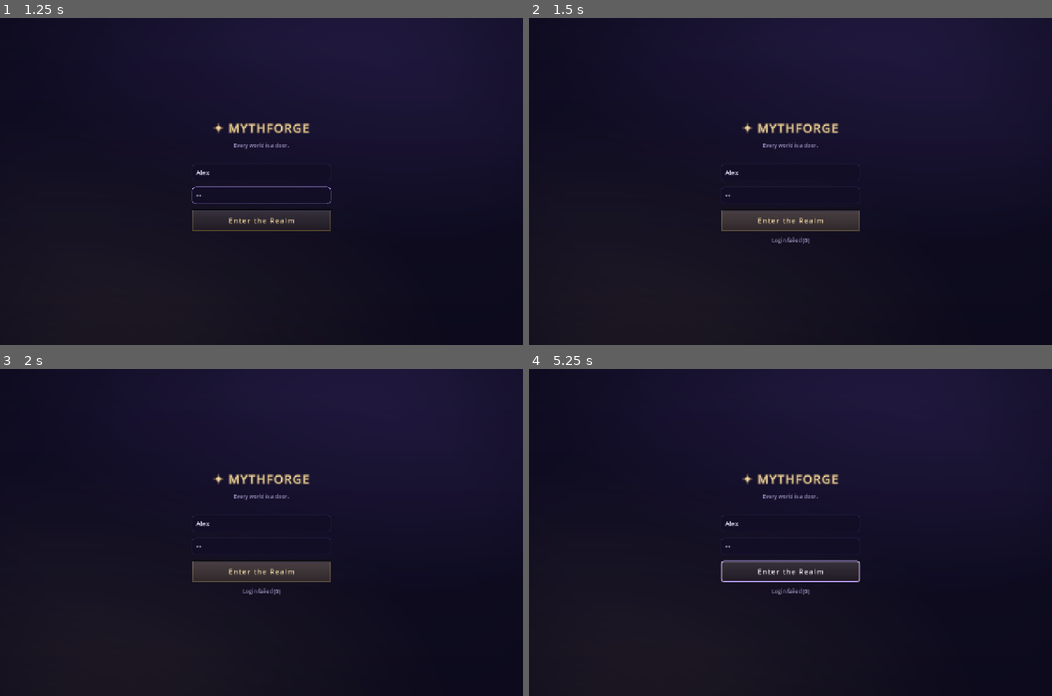
Above: before the commit, frames 1-4 (two rows, left to right).
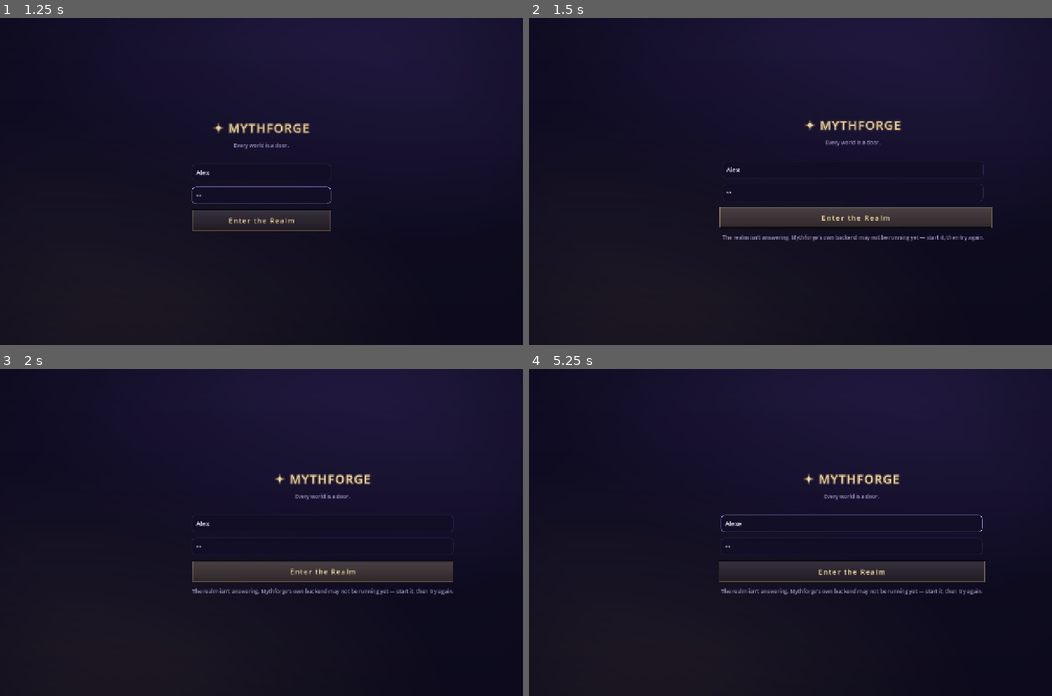
Above: after the commit, the same moments.

Repository: nc262/mythforge
Game: Godot game, scene res://scenes/login.tscn
The game is run twice, just before and just after one commit, with the same random seed, the same clock (stepped at 60 frames per second) and the same inputs.
Inputs (mouse positions are in pixels of both pictures, inside the frame that each line leads up to):
- Up to frame 1 (1.25 s): click (261, 171) at 0.52 s; type "Alex" at 0.6 s; click (261, 194) at 0.75 s; type "12" at 0.83 s
- Up to frame 2 (1.5 s): click "Enter the Realm" at 1.25 s
- Up to frame 3 (2 s): no input
- Up to frame 4 (5.25 s): click "Enter the Realm" at 2 s; tap Enter (ui_accept) at 2.75, 3.02, 3.32, 3.5, 4.25, 5 s; move the mouse to (905, 516) at 2.77 s; hold Right (ui_right) 2.78-3.5 s; tap L at 2.85 s; click (905, 516) at 2.92 s; drag from (685, 548) to (764, 597) at 3.52 s; move the mouse to (842, 460) at 4.27 s; hold Right (ui_right) 4.28-5 s; tap E at 4.35 s; click (842, 460) at 4.42 s; drag from (764, 597) to (633, 483) at 5.02 s

Frame 1 is identical in both runs. In frame 2, 3.7% of the frame differs, in the area x 36-89%, y 31-69%; in frame 3, 2.9%; in frame 4, 3.3%.

Commit message:
VS-1 Phase 1: no seams — transitions, the loading curtain, page turns
- Ui.transition now carries every scene passage (login->hall, hall->login,
  play->hall, forge->hall). The world darkens through its own night, swaps,
  and returns; reduce_motion keeps the beat without the fade.
- MythLoading: the composed frame the menu->play journey deserved. Lives on
  the tree ROOT as a CanvasLayer so it SURVIVES the scene change it covers —
  one continuous held frame instead of menu -> black -> half-built screen.
  Shows the world's art drifting, its name, and ONE LINE OF ITS OWN LORE
  (never the word 'Loading'), over an honest progress rule fed by real
  milestones: open the way (0.15) -> wake the world (0.4) -> recall the tale
  (0.6) -> set the table (0.9) -> lifted by game.gd only once the screen is
  genuinely built. Held a minimum DELAY.load_min — a flash is worse than a
  beat. Ambient music starts BEFORE the visuals, so sound arrives first.
- Login is now MIL §6-compliant: 'Login failed (0)' is gone. A dead backend
  reads 'The realm isn't answering — Mythforge's own backend may not be
  running yet', with a shake; wrong credentials read as wrong credentials.
  This was the first screen a stranger could ever see.
- Page turns: THE MENU tabs, Lore Book tabs, and forge stages all sound and
  stagger; forge stages leave the tree immediately (no double-drawn frame).

Harness gains a SOURCE law (_check_no_hard_cuts): any bare
change_scene_to_file outside the two sanctioned sites fails the build.

Co-Authored-By: Claude Fable 5 <noreply@anthropic.com>

Diff:
--- a/godot/scenes/ui/character_screen.gd
+++ b/godot/scenes/ui/character_screen.gd
@@ -121,11 +121,14 @@
 
 
 func _show_page(name: String) -> void:
+	var changed := _active != name
 	_active = name
 	for k in _pages:
 		_pages[k].visible = (k == name)
 	for k in _tabs:
 		_style_tab(_tabs[k], k == name)
+	if changed:
+		Sfx.ui("page")  # MIL §8 — a tab is a page turning, and pages sound
 	if name == "Gear":
 		_refill_gear()  # the paper doll reflects live equipment
 	if name in LAZY and not _filled.get(name, false):
--- a/godot/scenes/ui/lore_book.gd
+++ b/godot/scenes/ui/lore_book.gd
@@ -118,6 +118,8 @@
 
 
 func _show_cat(cat: String) -> void:
+	if _active != cat:
+		Sfx.ui("page")  # the book turns
 	_active = cat
 	for k in _tabs:
 		_style_tab(_tabs[k], k == cat)
--- a/godot/scripts/game.gd
+++ b/godot/scripts/game.gd
@@ -159,6 +159,7 @@
 		add_child(clear_b)
 		_say_system("You sit down with %s." % comp_name)
 		return
+	MythLoading.mark(0.6, "Recalling the tale…")
 	await GameState.hydrate()
 	_seed_forged_party()  # companions chosen at the adventure table ride in on day one
 	# The minimap: a corner whisper of the chart; click (or Ctrl+M) → Atlas.
@@ -172,6 +173,7 @@
 	_build_dice_menu()
 	_render_sheet()
 	_render_combat()  # a fight persisted mid-round resumes where it stood
+	MythLoading.mark(0.9, "Setting the table…")
 	if str(GameState.sheet().get("name", "")) == "":
 		Mode.enter("CharacterForge")
 		_open_character_forge()  # a fresh adventure begins with a legend
@@ -180,6 +182,9 @@
 		_say_system("The tale of %s continues…" % str(GameState.character.get("name", "?")))
 		_recap()
 	_msg.grab_focus()
+	# MIL §7 — the screen is genuinely built now; only now does the curtain lift.
+	await get_tree().process_frame
+	MythLoading.lift()
 
 
 ## Forged companions picked at the adventure table (Party stage → world.rules
@@ -299,7 +304,7 @@
 		_say_system("The GM is mid-breath — let the reply finish, then leave.")
 		return
 	Mode.enter("MainMenu")
-	get_tree().change_scene_to_file("res://scenes/main_menu.tscn")
+	Ui.transition("res://scenes/main_menu.tscn", get_tree())
 
 
 ## "Previously, in <adventure>…" — the campaign memory recalls the thread.
@@ -354,7 +359,7 @@
 		_create_hero_forged(d))
 	forge.closed.connect(func():
 		forge.queue_free()
-		get_tree().change_scene_to_file("res://scenes/main_menu.tscn"))
+		Ui.transition("res://scenes/main_menu.tscn", get_tree()))
 	add_child(forge)
 
 
--- a/godot/scripts/login.gd
+++ b/godot/scripts/login.gd
@@ -1,10 +1,14 @@
 extends Control
+## The threshold. This is the first screen a stranger ever sees, so MIL §6
+## applies at its strictest: no status codes, no engineering nouns, and a
+## realm that is merely asleep must never read as the player's mistake.
 
 const SELECT_SCENE := "res://scenes/main_menu.tscn"
 
 
 func _ready() -> void:
 	theme = Ui.theme
+	Ui.polish(self)
 	$Center/Box/Enter.pressed.connect(_login)
 	$Center/Box/Pass.text_submitted.connect(func(_t): _login())
 	_try_resume()
@@ -14,7 +18,7 @@
 func _try_resume() -> void:
 	$Center/Box/Status.text = "Reaching the realm…"
 	if await Api.auth_ok():
-		get_tree().change_scene_to_file(SELECT_SCENE)
+		Ui.transition(SELECT_SCENE, get_tree())
 	else:
 		$Center/Box/Status.text = ""
 
@@ -23,8 +27,13 @@
 	$Center/Box/Status.text = "…"
 	var r := await Api.login($Center/Box/User.text.strip_edges(), $Center/Box/Pass.text)
 	if r.get("ok", false):
-		get_tree().change_scene_to_file(SELECT_SCENE)
-	elif r.get("requires_totp", false):
-		$Center/Box/Status.text = "2FA accounts aren't supported in the desktop client yet."
+		Ui.transition(SELECT_SCENE, get_tree())
+		return
+	Ui.shake($Center/Box)
+	if r.get("requires_totp", false):
+		$Center/Box/Status.text = "This account guards itself with a second key — the desktop client can't carry that yet."
+	elif int(r.get("_status", 0)) == 0:
+		# Transport failure: the realm is asleep, not the player wrong.
+		$Center/Box/Status.text = "The realm isn't answering. Mythforge's own backend may not be running yet — start it, then try again."
 	else:
-		$Center/Box/Status.text = "Login failed (%s)" % str(r.get("_status", 0))
+		$Center/Box/Status.text = "That name and word don't open the door."
--- a/godot/scripts/main_menu.gd
+++ b/godot/scripts/main_menu.gd
@@ -599,7 +599,7 @@
 		await Api.call_json(HTTPClient.METHOD_POST, "/api/auth/logout")
 		Api.cookie = ""
 		Api._save_cookie()
-		get_tree().change_scene_to_file("res://scenes/login.tscn"))
+		Ui.transition("res://scenes/login.tscn", get_tree()))
 	_content.add_child(out)
 	var ver := await Api.call_json(HTTPClient.METHOD_GET, "/api/version")
 	_content.add_child(_section("Mythforge desktop · backend %s" % str(ver.get("version", ver.get("data", "?")))))
@@ -978,20 +978,30 @@
 		return
 	_busy = true
 	Mode.enter("Loading")
-	var status := _sub_status if _sub.visible else $Title/Box/Status
-	status.text = "Opening %s…" % str(c.get("name", ""))
 	GameState.character = c
 	Ui.apply(str(c.get("world_id", "")))
+	# MIL §7 — the curtain goes up BEFORE the work, and survives the scene
+	# change beneath it: one continuous composed frame, never a hard cut into
+	# a half-built play screen.
+	var curtain := MythLoading.begin(get_tree(), str(c.get("world_id", "")),
+		str(c.get("name", "")).split(":")[0])
+	Sfx.music(WorldSkin.music_for_id(str(c.get("world_id", ""))))  # sound arrives before picture
+	curtain.step(0.15, "Opening the way…")
 	GameState.session_id = await Api.ensure_session(str(c.get("id", "")), str(c.get("name", "")))
 	if GameState.session_id == "":
-		status.text = "Could not create a session (is a chat model endpoint configured?)."
+		# The realm faltered — say so in the world's voice, and go back gently.
+		curtain.step(1.0, "The way will not open — no storyteller answered.")
+		MythLoading.lift()
+		var status := _sub_status if _sub.visible else $Title/Box/Status
+		status.text = "No storyteller answered. Check that a chat model endpoint is configured, then try again."
 		Ui.apply("")
 		Mode.enter("MainMenu")
 		_busy = false
 		return
+	curtain.step(0.4, "Waking the world…")
 	if str(c.get("id", "")).begins_with("dm-"):
 		var cfg := ConfigFile.new()
 		cfg.load(Api.COOKIE_FILE)
 		cfg.set_value("last", "adventure", JSON.stringify({"id": c.get("id"), "name": c.get("name"), "world_id": c.get("world_id", "")}))
 		cfg.save(Api.COOKIE_FILE)
-	get_tree().change_scene_to_file(GAME_SCENE)
+	get_tree().change_scene_to_file(GAME_SCENE)  # under the curtain — game.gd lifts it
--- a/godot/tests/ui_playthrough.gd
+++ b/godot/tests/ui_playthrough.gd
@@ -259,6 +259,7 @@
 	var deltas := host.get_children().filter(func(n): return n is Label and str(n.text) == "+2 AC")
 	assert(not deltas.is_empty(), "MIL §16: rise_text dropped the delta (information lost)")
 	Ui.fly_to(host, Ui.glow_tex(), Rect2(0, 0, 32, 32), Rect2(100, 100, 32, 32))
+	_check_no_hard_cuts()
 	var cer: Node = preload("res://ui/myth_ceremony.gd").play(host,
 		{"title": "Level 3", "line": "+7 HP", "weight": "light"})
 	for i in 4:
@@ -269,6 +270,28 @@
 	await get_tree().process_frame
 	host.queue_free()
 	print("  MIL: tokens, 16 sounds, polish/shake/count_to/rise_text/fly_to/ceremony all live")
+
+
+## MIL §12 law, enforced on the SOURCE: the world never cuts. Every scene
+## change goes through Ui.transition (the wipe) or happens under a MythLoading
+## curtain. A bare change_scene_to_file anywhere else is a regression.
+const CUT_ALLOWED := {
+	"res://scripts/main_menu.gd": 1,   # under the loading curtain — the curtain IS the transition
+	"res://autoload/skin.gd": 1,       # Ui.transition itself
+}
+
+
+func _check_no_hard_cuts() -> void:
+	for path in ["res://scripts/main_menu.gd", "res://scripts/game.gd", "res://scripts/login.gd",
+			"res://autoload/skin.gd"]:
+		var src := FileAccess.get_file_as_string(path)
+		var cuts := 0
+		for line in src.split("\n"):
+			if str(line).contains("change_scene_to_file") and not str(line).strip_edges().begins_with("#"):
+				cuts += 1
+		var allowed: int = int(CUT_ALLOWED.get(path, 0))
+		assert(cuts <= allowed, "MIL §12: %s has %d hard scene cut(s), %d allowed — use Ui.transition" % [path, cuts, allowed])
+	print("  MIL: no hard scene cuts — every passage is a transition or a curtain")
 
 
 ## Wait for any in-flight GM turn to finish (a roll narrates a follow-up turn).
--- a/godot/ui/forge_flow.gd
+++ b/godot/ui/forge_flow.gd
@@ -87,19 +87,27 @@
 	queue_redraw()
 
 
+## MIL §8 — a stage is a page of the ritual. The old page leaves the tree
+## immediately (no double-drawn frame) and the new one arrives staggered, so
+## the forge never blinks between steps. Kept synchronous on purpose: an await
+## here would let a fast double-advance interleave two stage builds.
 func _enter_stage(i: int) -> void:
 	if _busy:
 		return
+	var moving := _stage_box.get_child_count() > 0
 	_rail.set_stage(i)
 	_clear_stage()
 	_on_stage_entered(i)
 	_build_stage(i)
+	if moving:
+		Sfx.ui("page")
 	Ui.polish(_stage_box)
-	Ui.reveal_children(_stage_box, 0.05)
+	Ui.reveal_children(_stage_box, Ui.MOTION["stagger"])
 
 
 func _clear_stage() -> void:
 	for ch in _stage_box.get_children():
+		_stage_box.remove_child(ch)  # off-tree NOW — queue_free alone double-draws a frame
 		ch.queue_free()
 
 
--- /dev/null
+++ b/godot/ui/myth_loading.gd
@@ -0,0 +1,175 @@
+class_name MythLoading extends CanvasLayer
+## MIL §7 Tier 2 — the loading experience. The game may never cut to a
+## half-built screen: this composed frame stands in front while the world
+## hydrates and its first paintings warm, then lifts.
+##
+## It lives on the tree ROOT as a CanvasLayer, so it survives the scene change
+## it is covering — the player sees one continuous held frame, not a flicker
+## of menu → black → half-built play screen.
+##
+## Progress is HONEST: callers push real milestones (`step()`), never a timer.
+## Under reduce_motion the art stops drifting but the progress rule still
+## moves — it is information, not decoration (MIL §16).
+
+const LORE_FALLBACK := "The road waits."
+
+## The curtain outlives the scene that raised it — the incoming scene finds it
+## here and lifts it once IT is genuinely ready.
+static var active: MythLoading = null
+
+var _art: TextureRect
+var _rule: ColorRect
+var _rule_host: Control
+var _status: Label
+var _t := 0.0
+var _shown_at := 0.0
+var _progress := 0.0
+var _target := 0.0
+var _done := false
+
+
+## Raise the curtain over whatever is on screen now. Call before the work.
+static func begin(tree: SceneTree, world_id: String, title: String) -> MythLoading:
+	var l := MythLoading.new()
+	l.layer = 127
+	tree.root.add_child(l)
+	l._build(world_id, title)
+	active = l
+	return l
+
+
+## Milestone from anywhere (the incoming scene doesn't hold the reference).
+static func mark(fraction: float, line := "") -> void:
+	if active != null and is_instance_valid(active):
+		active.step(fraction, line)
+
+
+## Lift whatever curtain is up, if any. Safe to call when there is none.
+static func lift() -> void:
+	if active != null and is_instance_valid(active):
+		var l := active
+		active = null
+		l.finish()
+	else:
+		active = null
+
+
+func _build(world_id: String, title: String) -> void:
+	var root := Control.new()
+	root.set_anchors_preset(Control.PRESET_FULL_RECT)
+	root.mouse_filter = Control.MOUSE_FILTER_STOP   # the curtain eats stray clicks
+	add_child(root)
+	# The world itself, dimmed — you are already somewhere, not nowhere.
+	_art = TextureRect.new()
+	_art.set_anchors_preset(Control.PRESET_FULL_RECT)
+	_art.expand_mode = TextureRect.EXPAND_IGNORE_SIZE
+	_art.stretch_mode = TextureRect.STRETCH_KEEP_ASPECT_COVERED
+	_art.texture = Art.texture_for(world_id)
+	_art.modulate = Color(1, 1, 1, Ui.ALPHA["dim"])
+	root.add_child(_art)
+	var veil := ColorRect.new()
+	veil.color = Color(Ui.c("night"), Ui.ALPHA["scrim"])
+	veil.set_anchors_preset(Control.PRESET_FULL_RECT)
+	veil.mouse_filter = Control.MOUSE_FILTER_IGNORE
+	root.add_child(veil)
+	var col := VBoxContainer.new()
+	col.set_anchors_preset(Control.PRESET_CENTER)
+	col.grow_horizontal = Control.GROW_DIRECTION_BOTH
+	col.grow_vertical = Control.GROW_DIRECTION_BOTH
+	col.alignment = BoxContainer.ALIGNMENT_CENTER
+	col.add_theme_constant_override("separation", Ui.SPACE["m"])
+	col.mouse_filter = Control.MOUSE_FILTER_IGNORE
+	var name_l := Label.new()
+	name_l.theme_type_variation = "TitleLabel"
+	name_l.horizontal_alignment = HORIZONTAL_ALIGNMENT_CENTER
+	name_l.text = title
+	col.add_child(name_l)
+	# The world's OWN words — never the syllable "Loading".
+	var lore := Label.new()
+	lore.horizontal_alignment = HORIZONTAL_ALIGNMENT_CENTER
+	lore.autowrap_mode = TextServer.AUTOWRAP_WORD_SMART
+	lore.custom_minimum_size = Vector2(680, 0)
+	lore.add_theme_color_override("font_color", Ui.c("ink_soft"))
+	lore.text = _lore_for(world_id)
+	col.add_child(lore)
+	# The progress rule: thin, gold, and honest.
+	_rule_host = Control.new()
+	_rule_host.custom_minimum_size = Vector2(420, 3)
+	var trough := ColorRect.new()
+	trough.color = Color(Ui.c("border"), 0.7)
+	trough.set_anchors_preset(Control.PRESET_FULL_RECT)
+	_rule_host.add_child(trough)
+	_rule = ColorRect.new()
+	_rule.color = Ui.c("gold")
+	_rule.size = Vector2(0, 3)
+	_rule_host.add_child(_rule)
+	var rc := CenterContainer.new()
+	rc.add_child(_rule_host)
+	col.add_child(rc)
+	_status = Label.new()
+	_status.theme_type_variation = "HintLabel"
+	_status.horizontal_alignment = HORIZONTAL_ALIGNMENT_CENTER
+	col.add_child(_status)
+	root.add_child(col)
+	root.modulate.a = 0.0
+	var tw := root.create_tween()
+	tw.tween_property(root, "modulate:a", 1.0, Ui.TIME["fast"] if Ui.reduce_motion else Ui.TIME["base"])
+	_shown_at = Time.get_ticks_msec() / 1000.0
+	set_process(true)
+
+
+## One line of the world's own lore — its tagline, else its first location's
+## story, else a plain honest line. Never engineering copy.
+func _lore_for(world_id: String) -> String:
+	for w in Rules.builtin_worlds():
+		if w is Dictionary and str(w.get("id", "")) == world_id:
+			var t := str(w.get("tagline", "")).strip_edges()
+			if t != "":
+				return t
+			var l := str(w.get("lore", "")).strip_edges()
+			if l != "":
+				return l.left(160)
+	for loc in Rules.world_locations(world_id):
+		if loc is Dictionary and str(loc.get("lore", "")) != "":
+			return str(loc["lore"]).left(160)
+	return LORE_FALLBACK
+
+
+func _process(delta: float) -> void:
+	_t += delta
+	# The rule eases toward its target — real work, smoothly shown.
+	_progress = lerpf(_progress, _target, clampf(delta * 6.0, 0.0, 1.0))
+	if is_instance_valid(_rule) and is_instance_valid(_rule_host):
+		_rule.size.x = _rule_host.size.x * _progress
+	# Ken Burns on the world art — stilled for reduce_motion, per MIL §16.
+	if not Ui.reduce_motion and is_instance_valid(_art):
+		var drift: float = float(Ui.MOTION["drift_px"])
+		_art.pivot_offset = _art.size / 2.0
+		_art.scale = Vector2.ONE * (1.02 + 0.01 * sin(_t / float(Ui.TIME["breath"])))
+		_art.position.x = sin(_t / (float(Ui.TIME["breath"]) * 1.7)) * drift * 0.25
+
+
+## Push a real milestone: 0..1 with a line the player can read.
+func step(fraction: float, line := "") -> void:
+	_target = clampf(fraction, 0.0, 1.0)
+	if line != "" and is_instance_valid(_status):
+		_status.text = line
+
+
+## The work is done — hold the minimum beat, then lift. A flash is worse than
+## a beat (MIL §7), so a fast machine still sees a composed frame.
+func finish() -> void:
+	if _done:
+		return
+	_done = true
+	step(1.0)
+	var elapsed := Time.get_ticks_msec() / 1000.0 - _shown_at
+	var wait: float = maxf(0.0, float(Ui.DELAY["load_min"]) - elapsed)
+	await get_tree().create_timer(wait).timeout
+	var root := get_child(0) as Control
+	if root == null:
+		queue_free()
+		return
+	var tw := root.create_tween()
+	tw.tween_property(root, "modulate:a", 0.0, Ui.TIME["slow"]).set_trans(Tween.TRANS_QUAD).set_ease(Tween.EASE_OUT)
+	tw.tween_callback(queue_free)
Not shown, added: godot/ui/myth_loading.gd.uid
